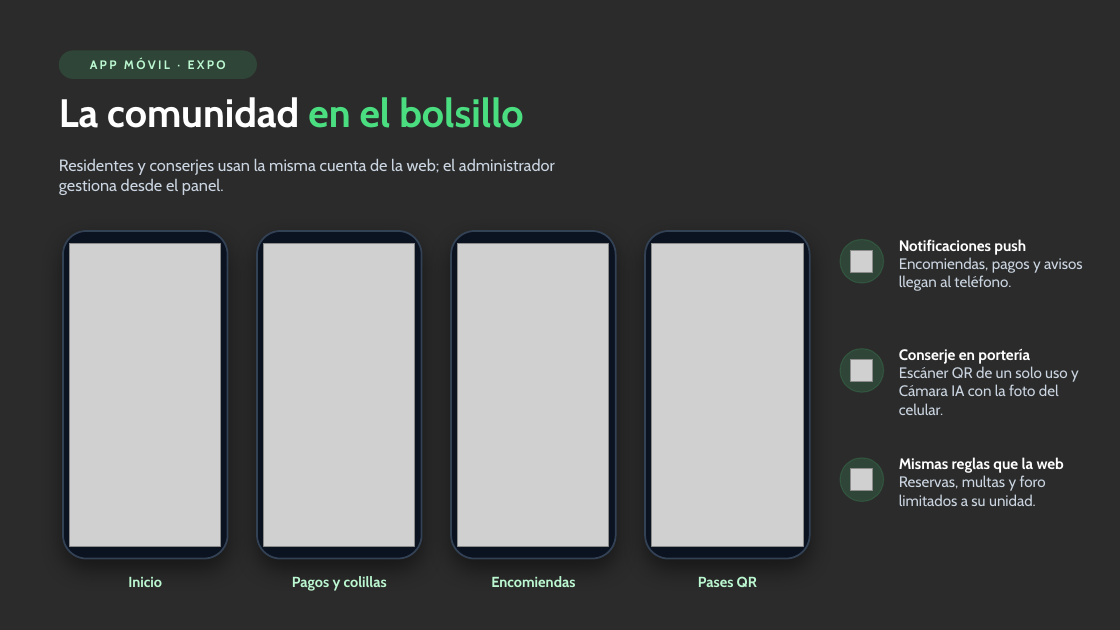
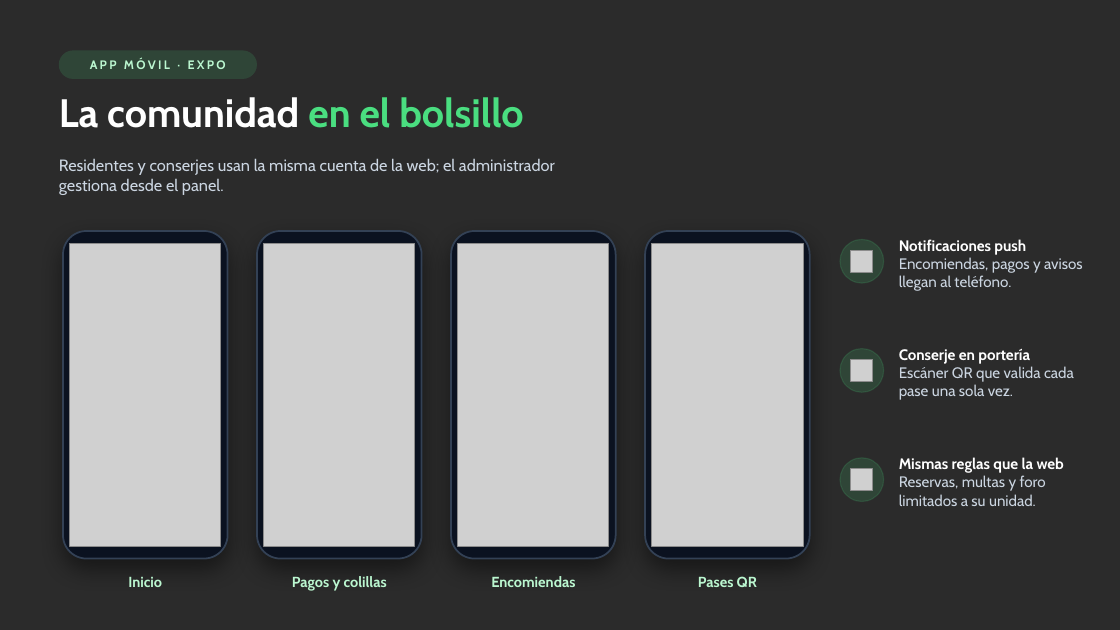
Before and after one commit to Ela04/Capstone, a slide deck: slide 9 of Fase 2/Evidencias Proyecto/Presentación Proyecto Fase 2.pptx. Drawn at 1120x630 pixels with LibreOffice and Linux fonts; fonts in the diff are those of the drawing; grey boxes stand for pictures; background and template pictures are left out; a plain dark background stands for a picture behind light text. Boxes give left, top, right and bottom in pixels: in the first picture for what was removed or moved away, otherwise in the second. Text is boxed around its words. In the diff, an @@ line names an element or a change of style, - is before the commit and + after.

```diff
--- a/Fase 2/Evidencias Proyecto/Presentación Proyecto Fase 2.pptx
+++ b/Fase 2/Evidencias Proyecto/Presentación Proyecto Fase 2.pptx
@@ text at (899,366,1074,400): text changed @@
-Escáner QR de un solo uso y Cámara IA con la foto del celular.
+Escáner QR que valida cada pase una sola vez.
```
Also in this commit, not shown: 6 other slides changed.
